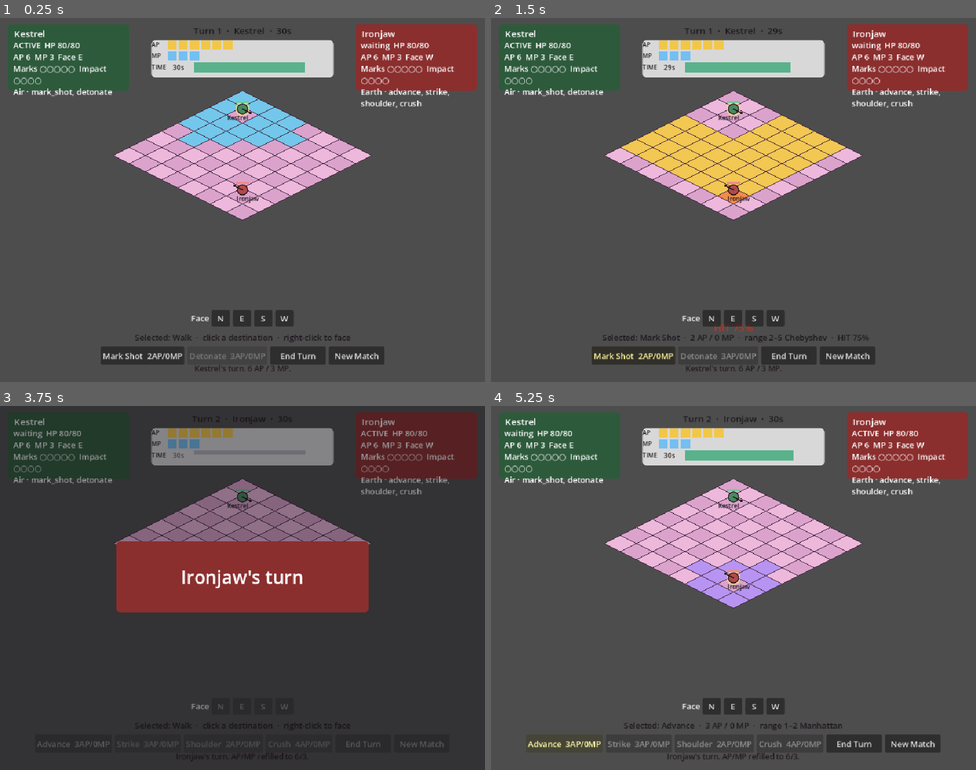
Above: before the commit, frames 1-4 (two rows, left to right).
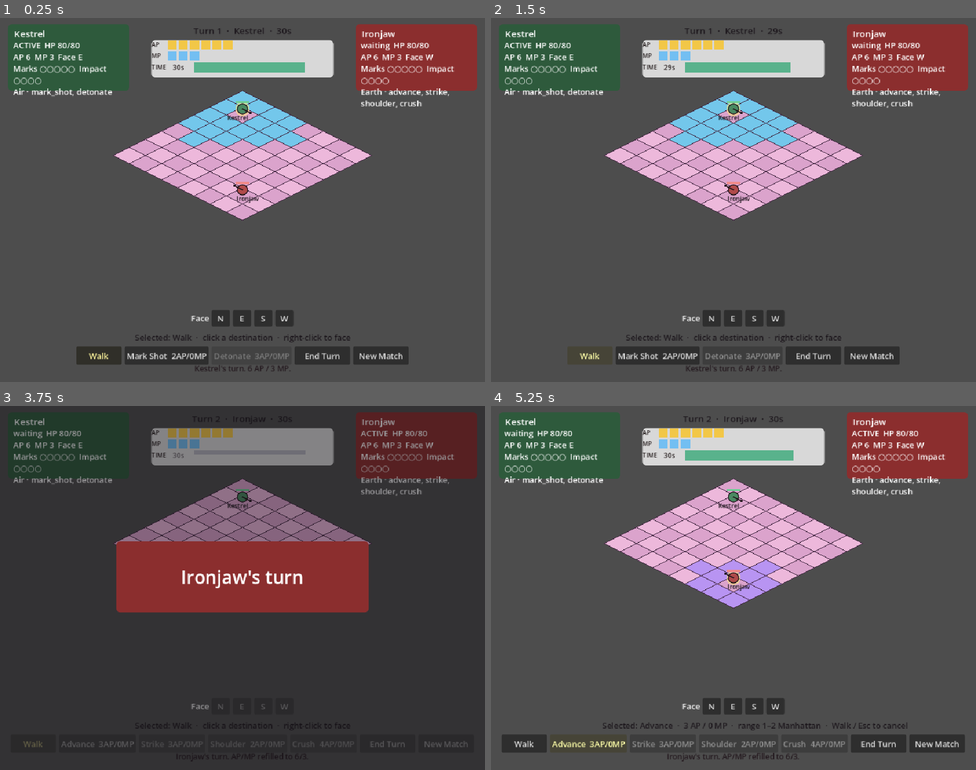
Above: after the commit, the same moments.

Repository: maurogp12/stasiumxii
Game: Godot game, scene res://main.tscn
Same seed, same stepped clock (60 frames per second), same inputs: the game is played once before the commit and once after it.
Inputs (mouse positions are in pixels of both pictures, inside the frame that each line leads up to):
- Up to frame 1 (0.25 s): no input
- Up to frame 2 (1.5 s): click "Mark Shot 2AP/0MP" at 0.5 s; click (588, 356) at 1.25 s, where only the run after the commit has a clickable "Walk"
- Up to frame 3 (3.75 s): click "New Match" at 2 s; click "New Match" at 2.75 s; click "End Turn" at 3.5 s
- Up to frame 4 (5.25 s): tap A at 4.25 s; move the mouse to (840, 569) at 4.27 s; click (840, 569) at 4.42 s; click "Advance 3AP/0MP" at 5 s

The runs differ from the first frame. In frame 1, 1.1% of the frame differs, in the area x 15-85%, y 90-96%; in frame 2, 8.0%, in the area x 18-85%, y 20-96%; in frame 3, 0.3%; in frame 4, 1.7%.

Commit message:
Add Walk button and Esc cancel so Advance can return to walk chrome.
Walk was only a default with no dedicated mode; right-click faces so it
could not cancel Advance. Walk / Esc clear spell selection without facing.
Advance dest-click still drops back to Walk and remaining MP walks stay legal.

Co-authored-by: maurogp12 <maurogp12@users.noreply.github.com>

Diff:
--- a/board_view.gd
+++ b/board_view.gd
@@ -6,6 +6,7 @@
 ## and face each hop (final facing = last hop, matching the snapshot).
 ## Advance: dest-click teleport snap. No hop playback; CombatSim ignores client path.
 ## After Advance, spell selection clears so walk chrome comes back from legal_intents.
+## Walk is a dedicated action-bar mode (Walk button / Esc). Right-click still faces.
 ## Rolling enemy spells: selected chrome paints the Chebyshev range ring; walk chrome stays off.
 ## Aim preview shows Locked hit percent for rolling casts. Advance and walks have none.
 ## Proposed timers: ~1.0s client-only seat handoff banner, plus a 30s seat clock
@@ -90,6 +91,10 @@
 
 func _unhandled_input(event: InputEvent) -> void:
 	if _busy:
+		return
+	if event.is_action_pressed("ui_cancel"):
+		# Esc returns to Walk. Right-click stays face and is not a cancel.
+		_return_to_walk()
 		return
 	if event is InputEventMouseButton and event.pressed:
 		var mouse_position: Vector2 = $Tiles.get_local_mouse_position()
@@ -150,6 +155,13 @@
 		return
 	_paint_highlights()
 	_sync_aim_preview()
+
+
+func _return_to_walk() -> void:
+	if _hud == null:
+		return
+	_hud.select_walk()
+	_paint_highlights()
 
 
 func _on_face_requested(dir: String) -> void:
--- a/tests/run_combat_tests.gd
+++ b/tests/run_combat_tests.gd
@@ -59,6 +59,7 @@
 	_test_legal_moves_after_advance()
 	_test_walk_facing_follows_last_hop()
 	_test_advance_faces_last_h_first_hop()
+	_test_walk_mode_cancel()
 
 
 func _test_reset_and_turn_order() -> void:
@@ -1647,6 +1648,61 @@
 	eq(_sim.snapshot()["crit_mult"], 1.0, "CritMult stays 1.0")
 
 
+func _test_walk_mode_cancel() -> void:
+	# Walk is a dedicated mode, not only a default. After selecting Advance,
+	# Walk / Esc returns to walk chrome without End Turn. Right-click stays face.
+	_sim.reset_match({"seed": 1, "kestrel_pos": Vector2i(7, 7), "ironjaw_pos": Vector2i(3, 3)})
+	_sim.submit({"type": "end_turn"})
+	var hud := CombatHUD.new()
+	hud._build()
+	hud.render(_sim.snapshot(), _sim.legal_intents(1))
+	eq(hud.selected_spell(), "", "default mode is Walk")
+	eq(hud.cancel_spell_selection(), false, "Esc is a no-op already in Walk")
+	hud._on_spell_pressed("advance")
+	eq(hud.selected_spell(), "advance", "Advance can be selected")
+	eq(hud.cancel_spell_selection(), true, "Esc/cancel returns to Walk")
+	eq(hud.selected_spell(), "", "after Esc, Walk mode")
+	hud._on_spell_pressed("advance")
+	eq(hud.selected_spell(), "advance", "Advance selected again")
+	hud.select_walk()
+	eq(hud.selected_spell(), "", "Walk button returns to Walk without End Turn")
+	hud._on_spell_pressed("advance")
+	hud._on_spell_pressed("advance")
+	eq(hud.selected_spell(), "", "clicking Advance again also returns to Walk")
+	hud.free()
+
+	# Cast Advance then remaining MP walks (same contract as the sibling test).
+	_sim.reset_match({"seed": 1, "kestrel_pos": Vector2i(7, 7), "ironjaw_pos": Vector2i(3, 3)})
+	_sim.submit({"type": "end_turn"})
+	var result: Dictionary = _sim.submit({"type": "cast", "spell": "advance", "to": Vector2i(5, 3)})
+	eq(result["ok"], true, "Advance dest-click resolves")
+	eq(_unit(1)["ap"], 3, "3 AP remain")
+	eq(_unit(1)["mp"], 3, "MP remains after Advance")
+	var moves := _legal_move_dests(1)
+	truthy(moves.has(Vector2i(6, 3)), "after Advance, legal_intents still include Manhattan walks")
+	result = _sim.submit({"type": "move", "to": Vector2i(6, 3)})
+	eq(result["ok"], true, "walk with remaining MP after Advance is accepted")
+
+	var view := FileAccess.get_file_as_string("res://board_view.gd")
+	var hud_src := FileAccess.get_file_as_string("res://ui/hud.gd")
+	truthy(hud_src.contains('text = "Walk"'), "HUD has a dedicated Walk button")
+	truthy(hud_src.contains("func select_walk"), "HUD exposes Walk mode")
+	truthy(hud_src.contains("ui_cancel"), "HUD Esc/ui_cancel clears spell selection")
+	truthy(hud_src.contains("func cancel_spell_selection"), "cancel is spell-only")
+	truthy(view.contains("ui_cancel"), "board_view Esc returns to Walk")
+	truthy(view.contains("func _return_to_walk"), "Walk cancel does not require End Turn")
+	var unhandled_idx := view.find("func _unhandled_input")
+	var select_idx := view.find("func select_tile")
+	truthy(unhandled_idx >= 0 and select_idx > unhandled_idx, "_unhandled_input exists")
+	var unhandled := view.substr(unhandled_idx, select_idx - unhandled_idx)
+	truthy(unhandled.contains("MOUSE_BUTTON_RIGHT"), "right-click is still handled")
+	truthy(unhandled.contains("_face_toward"), "right-click still faces")
+	truthy(unhandled.contains("_return_to_walk"), "Esc cancel is in the same input path")
+	eq(unhandled.find("ui_cancel") < unhandled.find("_face_toward"), true, "Esc cancel does not steal right-click face")
+	eq(hud_src.contains("Detonate"), false, "Walk-mode patch does not hardcode Detonate")
+	eq(_sim.snapshot()["crit_roll"], false, "crit roll stays OFF")
+
+
 func _has_legal_cast(seat: int, spell_id: String) -> bool:
 	for intent in _sim.legal_intents(seat):
 		if str(intent.get("type", "")) == "cast" and str(intent.get("spell", "")) == spell_id:
--- a/ui/hud.gd
+++ b/ui/hud.gd
@@ -20,6 +20,7 @@
 var _selected_label: Label
 var _ap_pips: HBoxContainer
 var _mp_pips: HBoxContainer
+var _walk_button: Button
 var _end_turn_button: Button
 var _new_match_button: Button
 var _handoff_overlay: ColorRect
@@ -88,6 +89,14 @@
 	_build()
 
 
+func _unhandled_input(event: InputEvent) -> void:
+	if _locked:
+		return
+	if event.is_action_pressed("ui_cancel"):
+		if cancel_spell_selection():
+			get_viewport().set_input_as_handled()
+
+
 func selected_spell() -> String:
 	return _selected_spell
 
@@ -97,6 +106,20 @@
 	set_aim_preview({})
 	_refresh_spell_buttons()
 	_update_selected_label()
+
+
+## Client Walk mode. Does not submit a CombatSim intent. Does not face.
+func select_walk() -> void:
+	clear_spell()
+	spell_selected.emit("")
+
+
+## Esc / Walk-button cancel. Clears spell chrome only; right-click face is unchanged.
+func cancel_spell_selection() -> bool:
+	if _selected_spell == "":
+		return false
+	select_walk()
+	return true
 
 
 func set_aim_preview(preview: Dictionary) -> void:
@@ -207,6 +230,7 @@
 			button.modulate = Color(1, 1, 1, 1)
 		else:
 			button.modulate = Color(1, 1, 1, 0.72)
+	_refresh_walk_button()
 	_apply_controls(match_over)
 	if stunned and not match_over:
 		for button in _face_buttons.values():
@@ -220,6 +244,8 @@
 			(_spell_buttons[spell_id] as Button).disabled = true
 	for button in _face_buttons.values():
 		(button as Button).disabled = block
+	if _walk_button != null:
+		_walk_button.disabled = block
 	if _end_turn_button != null:
 		_end_turn_button.disabled = block
 	if _new_match_button != null:
@@ -281,6 +307,12 @@
 	_action_bar.alignment = BoxContainer.ALIGNMENT_CENTER
 	_action_bar.add_theme_constant_override("separation", 6)
 	root.add_child(_action_bar)
+
+	_walk_button = Button.new()
+	_walk_button.text = "Walk"
+	_walk_button.custom_minimum_size = Vector2(90, 32)
+	_walk_button.pressed.connect(_on_walk_pressed)
+	_action_bar.add_child(_walk_button)
 
 	_end_turn_button = Button.new()
 	_end_turn_button.text = "End Turn"
@@ -482,6 +514,8 @@
 			_action_bar.remove_child(button)
 			button.free()
 	var insert_idx := 0
+	if _walk_button != null and _walk_button.get_parent() == _action_bar:
+		insert_idx = _walk_button.get_index() + 1
 	for spell_id in offered_ids:
 		var def: Dictionary = SpellKits.spell(spell_id)
 		if def.is_empty():
@@ -501,13 +535,17 @@
 	return "%s  %dAP/%dMP" % [def["name"], int(def.get("ap", 0)), int(def.get("mp", 0))]
 
 
+func _on_walk_pressed() -> void:
+	select_walk()
+
+
 func _on_spell_pressed(spell_id: String) -> void:
 	if not _spell_buttons.has(spell_id):
 		return
 	if _selected_spell == spell_id:
-		_selected_spell = ""
-	else:
-		_selected_spell = spell_id
+		select_walk()
+		return
+	_selected_spell = spell_id
 	_refresh_spell_buttons()
 	_update_selected_label()
 	spell_selected.emit(_selected_spell)
@@ -518,12 +556,22 @@
 
 
 func _refresh_spell_buttons() -> void:
+	_refresh_walk_button()
 	for spell_id in _spell_buttons.keys():
 		var button: Button = _spell_buttons[spell_id]
 		if _selected_spell == spell_id:
 			button.modulate = Color(1.15, 1.1, 0.7)
 		else:
 			button.modulate = Color.WHITE
+
+
+func _refresh_walk_button() -> void:
+	if _walk_button == null:
+		return
+	if _selected_spell == "":
+		_walk_button.modulate = Color(1.15, 1.1, 0.7)
+	else:
+		_walk_button.modulate = Color.WHITE
 
 
 func _update_selected_label() -> void:
@@ -544,4 +592,5 @@
 	]
 	if bool(def.get("rolls", false)) and _aim_hit_chance >= 0:
 		text += "  ·  %s" % aim_hit_caption(_aim_hit_chance)
+	text += "  ·  Walk / Esc to cancel"
 	_selected_label.text = text
Not shown, changed: README.md
